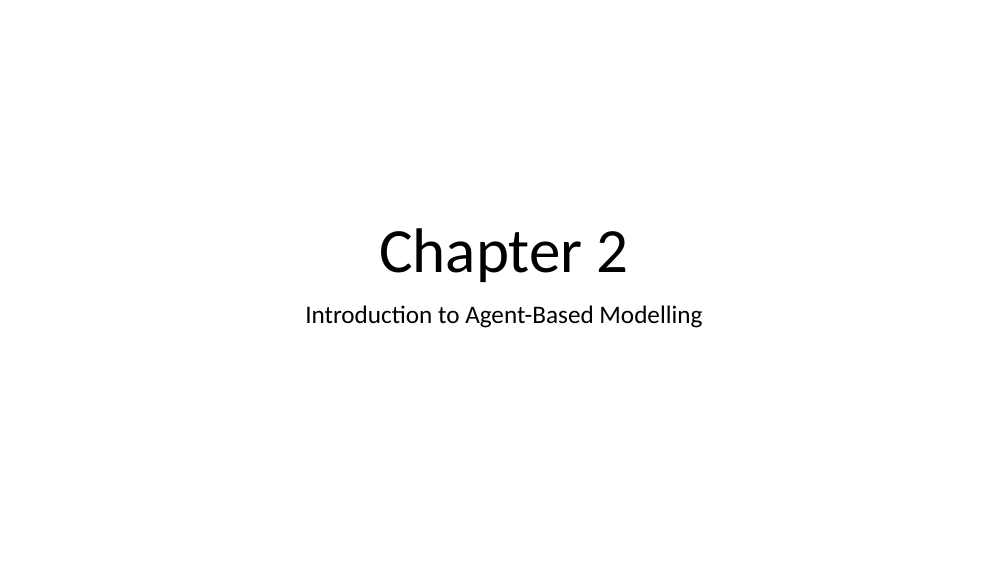
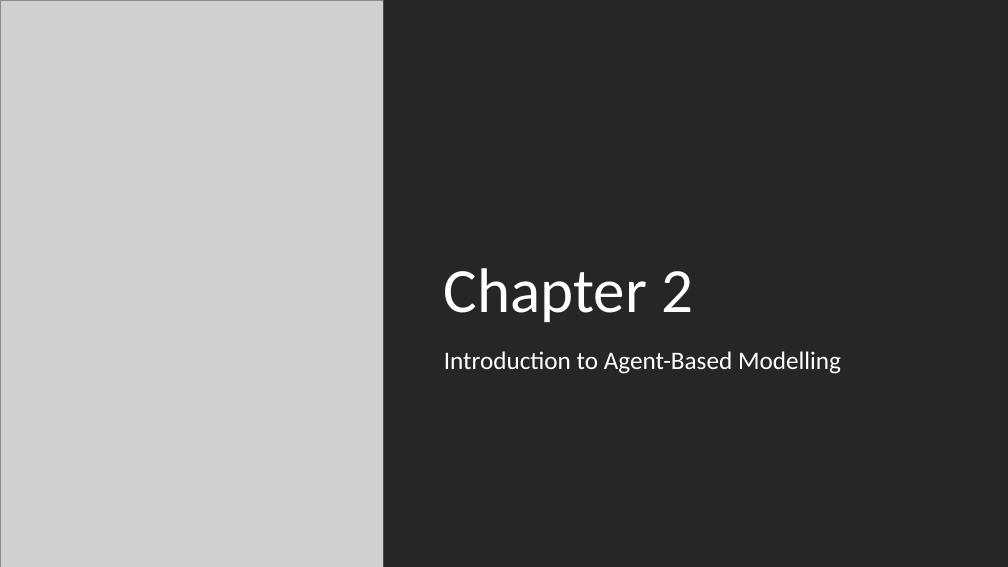
Before and after one commit to abmgis/abmgis, a slide deck: slide 1 of Chapter02-IntroToABM/Chapter2.pptx. Drawn at 1008x567 pixels with LibreOffice and Linux fonts; fonts in the diff are those of the drawing; grey boxes stand for pictures. Boxes give left, top, right and bottom in pixels: in the first picture for what was removed or moved away, otherwise in the second. Text is boxed around its words. In the diff, an @@ line names an element or a change of style, - is before the commit and + after.

```diff
--- a/Chapter02-IntroToABM/Chapter2.pptx
+++ b/Chapter02-IntroToABM/Chapter2.pptx
@@ picture added at <box>0,0,383,567</box> @@
@@ rectangle added at <box>383,0,1008,567</box>, fill #262626 @@
@@ title "Chapter 2": place and size @@
-title "Chapter 2" at <box>379,228,629,282</box>
+title "Chapter 2" at <box>444,268,693,322</box>
@@ title "Chapter 2" at <box>444,268,693,322</box>: text colour #000000 to #FFFFFF; alignment centre to left @@
@@ subtitle "Introduction to Agent-Based Modelling" at <box>444,351,841,374</box>: text colour #000000 to #FFFFFF; alignment centre to left @@
@@ subtitle "Introduction to Agent-Based Modelling": place and size @@
-subtitle "Introduction to Agent-Based Modelling" at <box>305,305,702,328</box>
+subtitle "Introduction to Agent-Based Modelling" at <box>444,351,841,374</box>
```
Also in this commit, not shown: 2 slides added, 4 other files.
